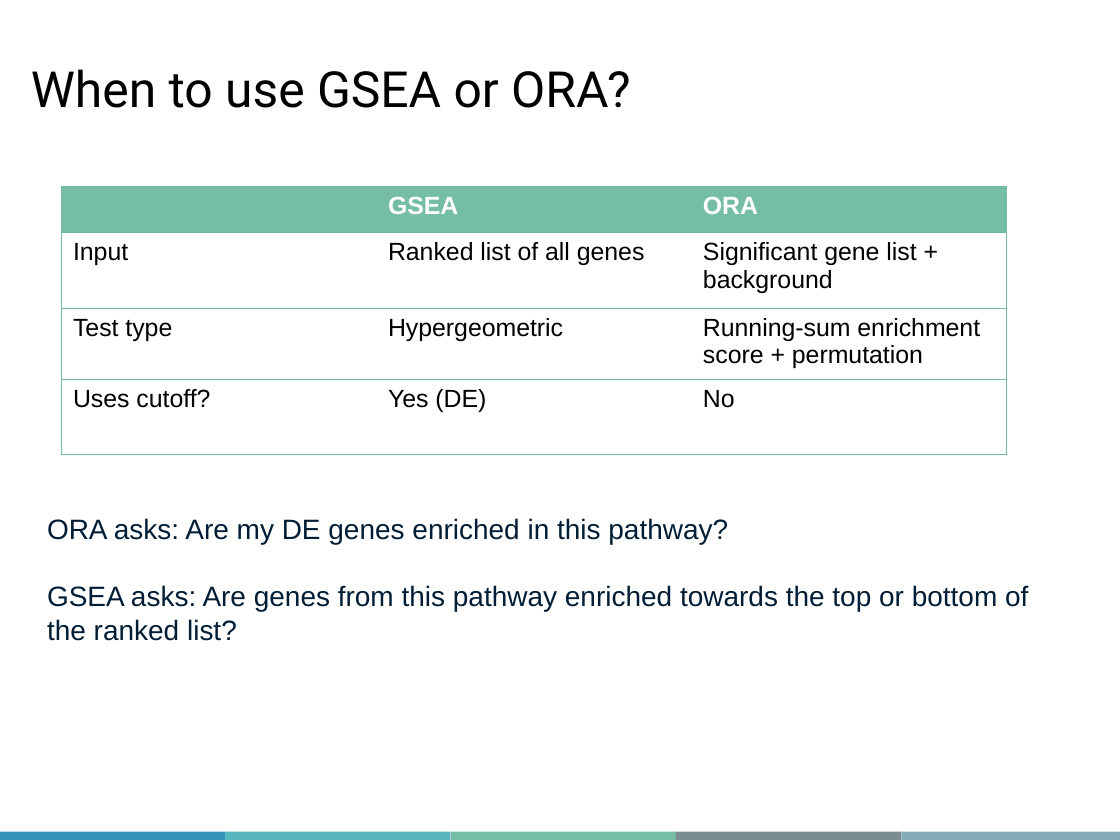
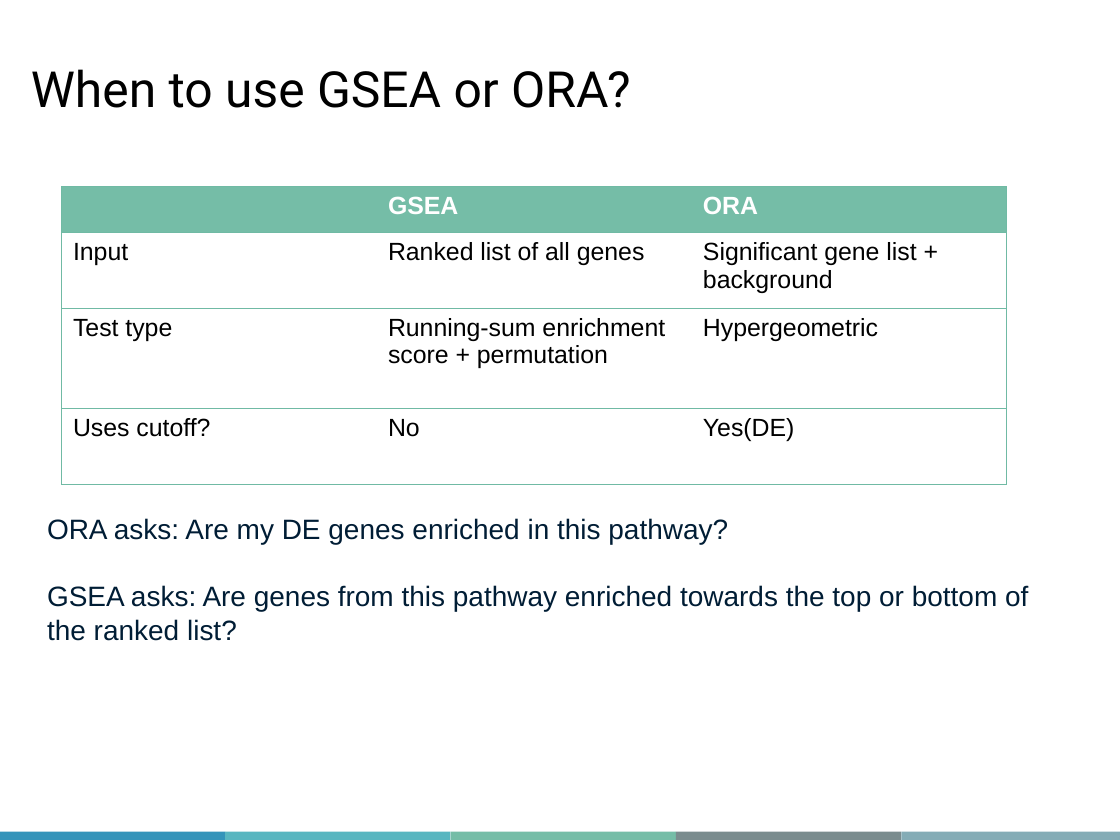
Before and after one commit to arielmadr/Differential-Gene-Expression-Analysis, a slide deck: slide 34 of Slides/MiCM_slides_RNA_seq_Day4.pptx. Drawn at 1120x840 pixels with LibreOffice and Linux fonts; fonts in the diff are those of the drawing; background and template pictures are left out. Boxes give left, top, right and bottom in pixels: in the first picture for what was removed or moved away, otherwise in the second. Text is boxed around its words. In the diff, an @@ line names an element or a change of style, - is before the commit and + after.

```diff
--- a/Slides/MiCM_slides_RNA_seq_Day4.pptx
+++ b/Slides/MiCM_slides_RNA_seq_Day4.pptx
@@ table at (62, 187, 1006, 485) @@
-row 3, column 2: Hypergeometric
+row 3, column 2: Running-sum enrichment score + permutation
-row 3, column 3: Running-sum enrichment score + permutation
+row 3, column 3: Hypergeometric
-row 4, column 2: Yes (DE)
+row 4, column 2: No
-row 4, column 3: No
+row 4, column 3: Yes(DE)
```
Also in this commit, not shown: 2 other slides changed, 3 other files.
